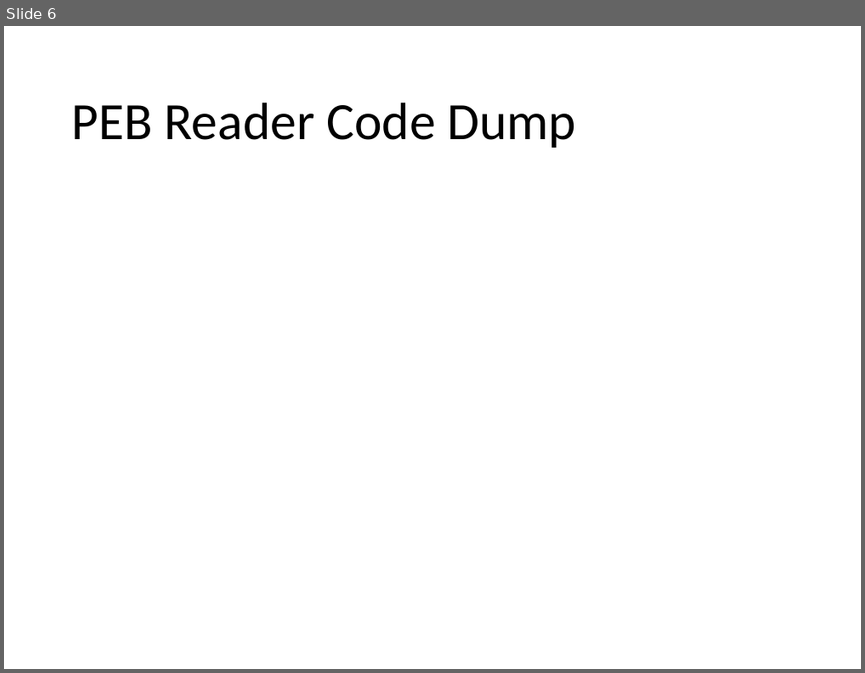
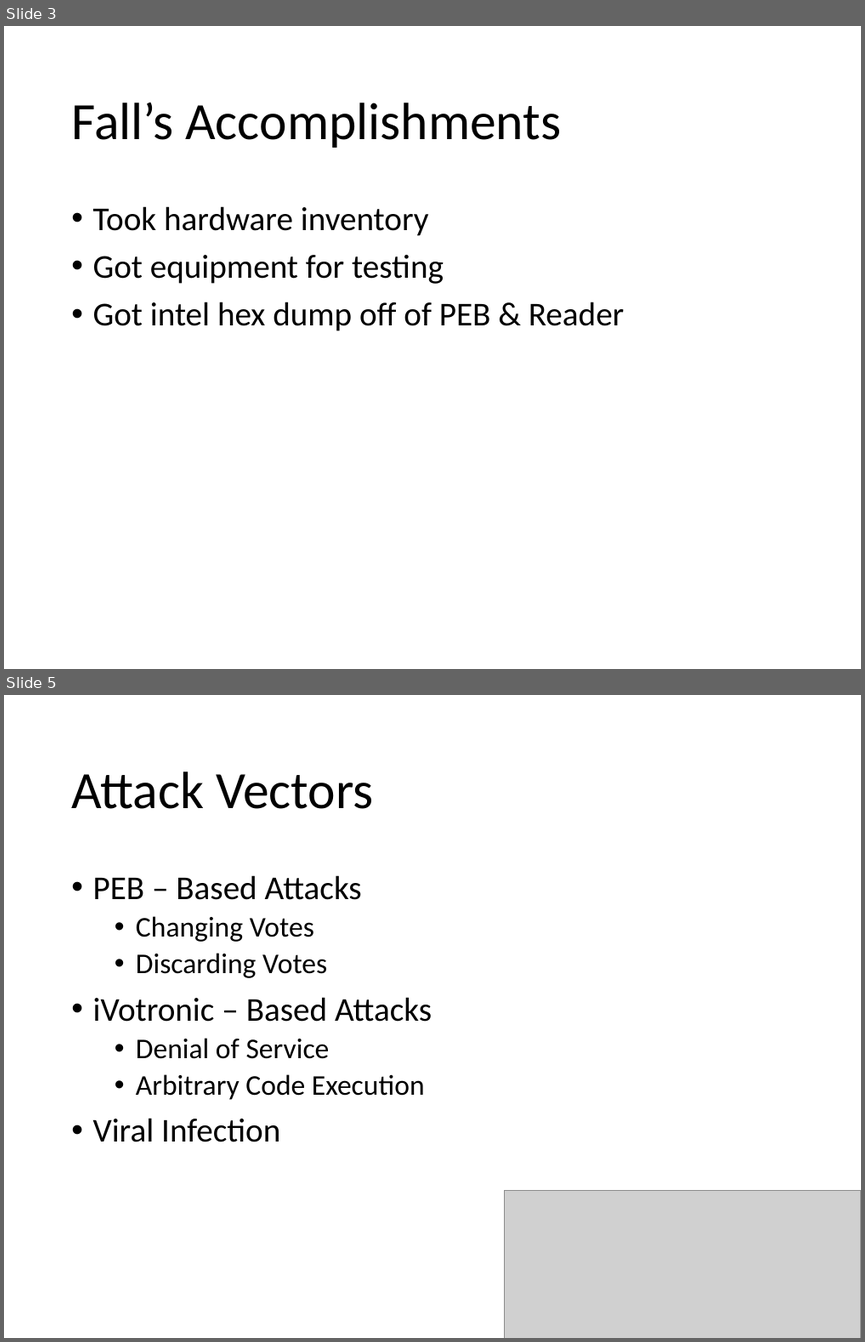
Before and after one commit to SCCapstone/omaha, a slide deck: docs/final-presentation.pptx. Shown one above the other, each under a label of ours: slide 6 before the commit, slides 3 and 5 after it; the slides between them are not shown. The pictures are 865x673 and 865x1342 pixels, drawn with LibreOffice and Linux fonts; fonts in the diff are those of the drawing; grey boxes stand for pictures; background and template pictures are left out. Boxes give left, top, right and bottom in pixels: in the first picture for what was removed or moved away, otherwise in the second. Text is boxed around its words. In the diff, an @@ line names an element or a change of style, - is before the commit and + after.

```diff
--- a/docs/final-presentation.pptx
+++ b/docs/final-presentation.pptx
@@ slide 5 added at box(4, 695, 861, 1338), background #FFFFFF @@
@@ title added at box(71, 771, 374, 809), 44 pt, text #000000 @@
+Attack Vectors
@@ text added at box(93, 875, 432, 1142), 24 pt, text #000000 @@
+• PEB – Based Attacks
+  • Changing Votes
+  • Discarding Votes
+• iVotronic – Based Attacks
+  • Denial of Service
+  • Arbitrary Code Execution
+• Viral Infection
@@ picture added at box(505, 1190, 861, 1338) @@
@@ what was slide 6 is now slide 3 @@
@@ slide 3 changed as well @@
@@ title at box(71, 102, 561, 148): text changed @@
-PEB Reader Code Dump
+Fall’s Accomplishments
@@ text added at box(93, 206, 624, 331), 28 pt, text #000000 @@
+• Took hardware inventory
+• Got equipment for testing
+• Got intel hex dump off of PEB & Reader
```
Also in this commit, not shown: 1 other slide changed, 4 other slides added, 5 slides removed.
